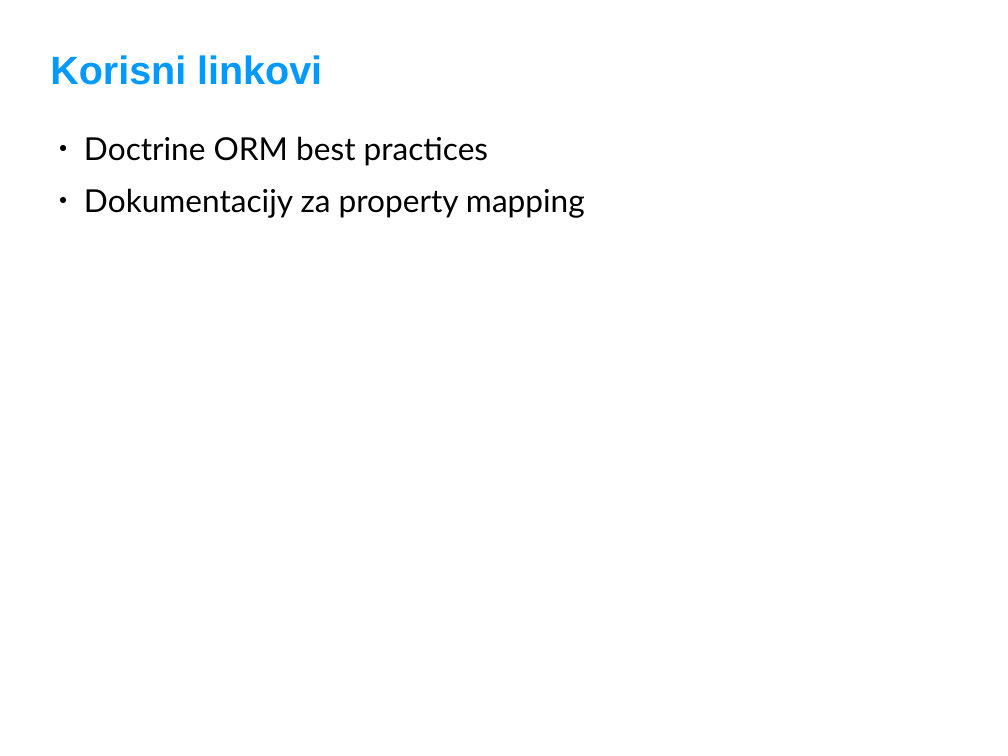
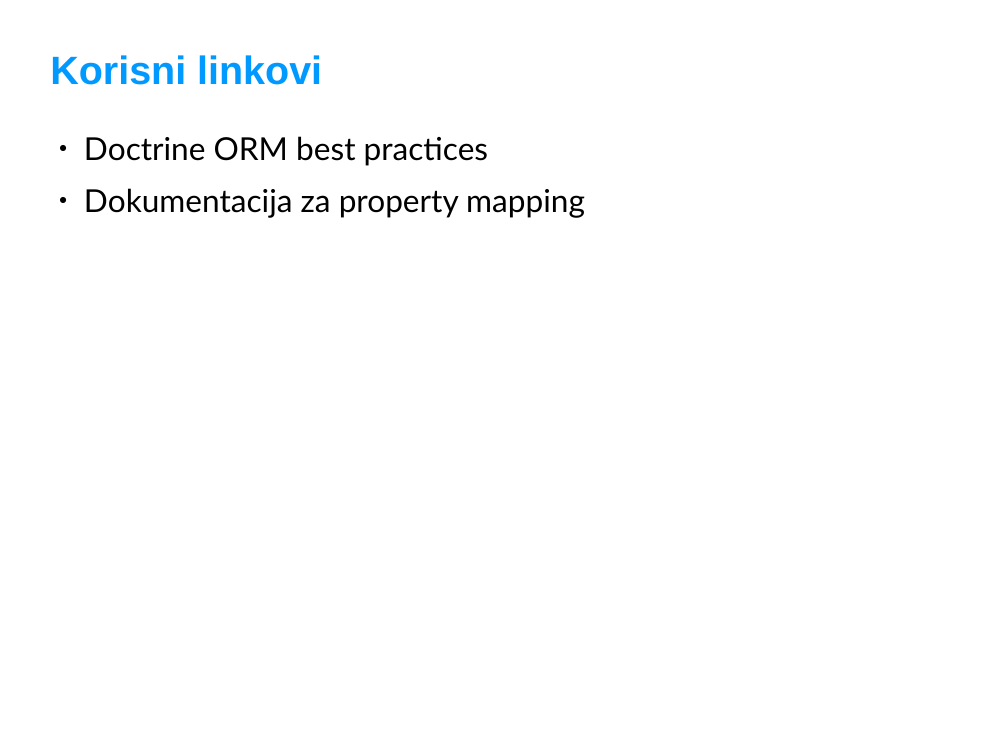
Before and after one commit to adriatichr/php-academy, a slide deck: slide 17 of predavanja/35 Doctrine ORM.odp. Drawn at 1008x756 pixels with LibreOffice and Linux fonts; fonts in the diff are those of the drawing; background and template pictures are left out. Boxes give left, top, right and bottom in pixels: in the first picture for what was removed or moved away, otherwise in the second. Text is boxed around its words. In the diff, an @@ line names an element or a change of style, - is before the commit and + after.

```diff
--- a/predavanja/35 Doctrine ORM.odp
+++ b/predavanja/35 Doctrine ORM.odp
@@ text at bbox=[84, 188, 585, 218]: text changed @@
-● Dokumentacijy za property mapping
+● Dokumentacija za property mapping
```
Also in this commit, not shown: 1 other slide changed, 1 other file.
